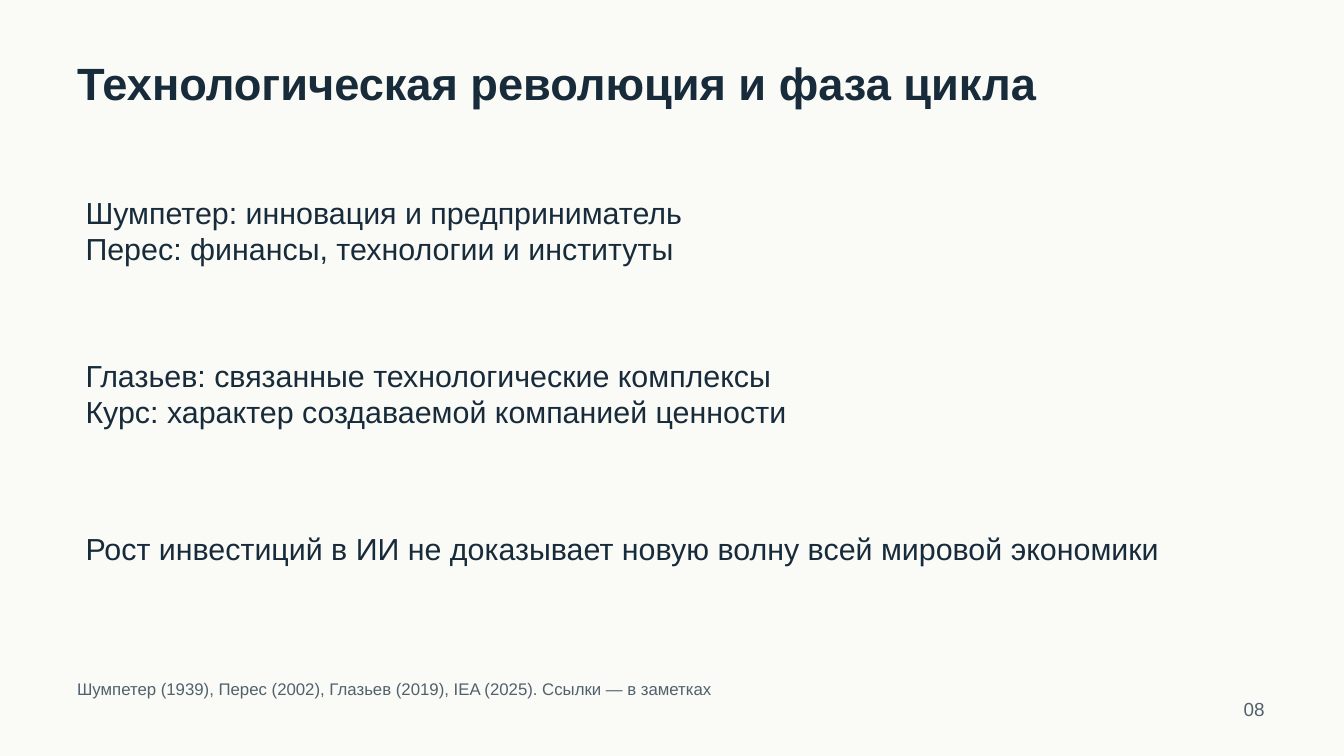
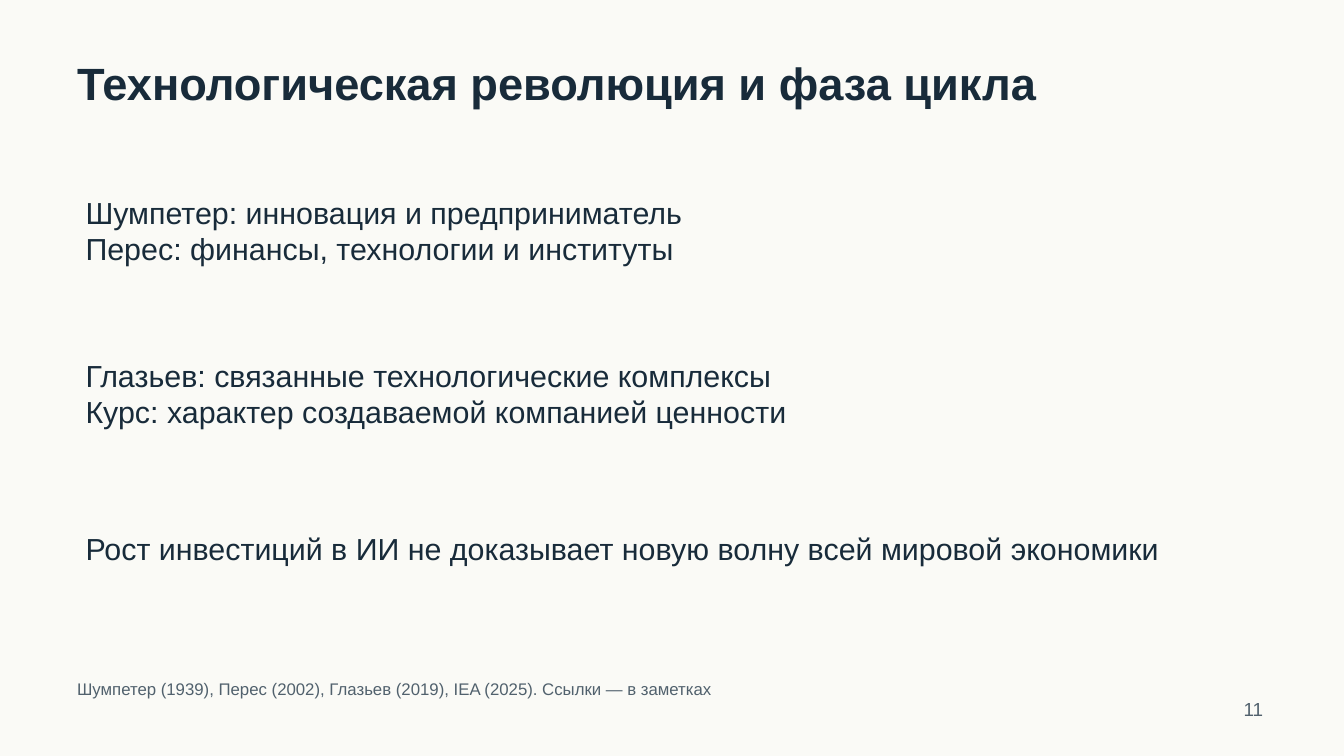
Before and after one commit to akino-tech/forecast-key-rate-2026, a slide deck: slide 11 of assignments/02-kondratiev/slides.pptx (slide 8 before the commit). Drawn at 1344x756 pixels with LibreOffice and Linux fonts; fonts in the diff are those of the drawing. Boxes give left, top, right and bottom in pixels: in the first picture for what was removed or moved away, otherwise in the second. Text is boxed around its words. In the diff, an @@ line names an element or a change of style, - is before the commit and + after.

```diff
--- a/assignments/02-kondratiev/slides.pptx
+++ b/assignments/02-kondratiev/slides.pptx
@@ text at (1244, 703, 1264, 716): text changed @@
-08
+11
```
Also in this commit, not shown: 3 other slides changed, 3 slides added, 27 other files.
